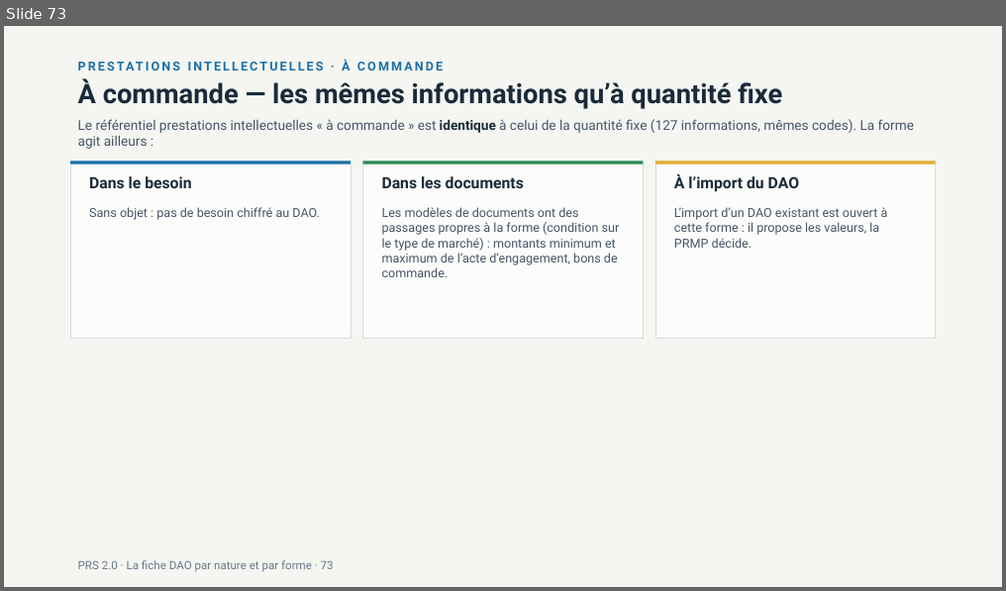
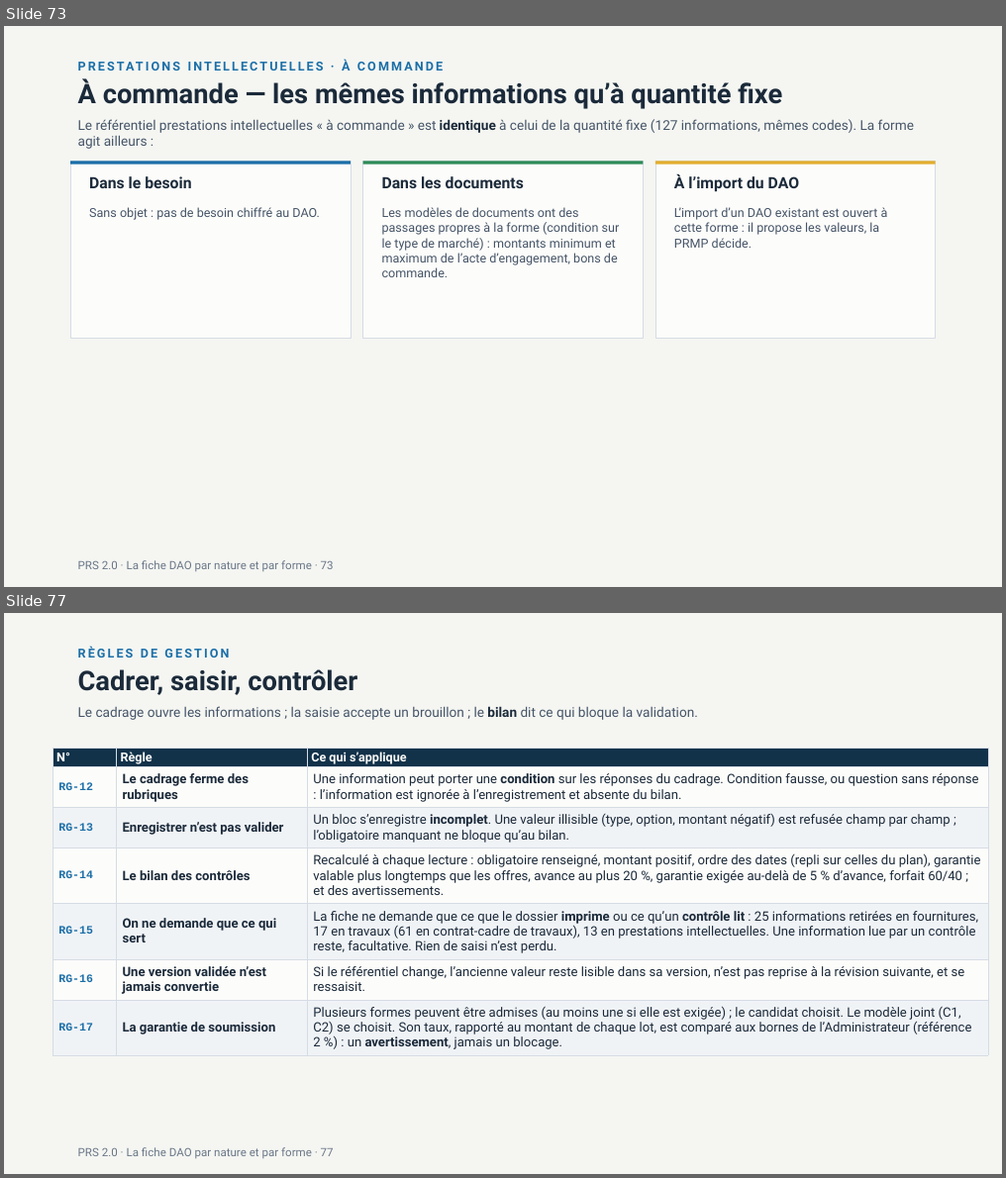
Before and after one commit to lralaitsilanihasy-create/PRS2.0-frontend, a slide deck: docs/documentation/PRS2-fiche-dao-nature-forme-2026-10-07.pptx. Shown one above the other, each under a label of ours: slide 73 before the commit, slides 73 and 77 after it; the slides between them are not shown. The pictures are 1006x591 and 1006x1178 pixels, drawn with LibreOffice and Linux fonts; fonts in the diff are those of the drawing. Boxes give left, top, right and bottom in pixels: in the first picture for what was removed or moved away, otherwise in the second. Text is boxed around its words. In the diff, an @@ line names an element or a change of style, - is before the commit and + after.

```diff
--- a/docs/documentation/PRS2-fiche-dao-nature-forme-2026-10-07.pptx
+++ b/docs/documentation/PRS2-fiche-dao-nature-forme-2026-10-07.pptx
@@ slide 77 added at [4, 613, 1002, 1174], background #F5F6F2 @@
@@ text added at [78, 646, 229, 658], 12 pt, text #1B6FA8, bold @@
+RÈGLES DE GESTION
@@ text added at [78, 669, 357, 695], 26 pt, text #1B2A3A, bold @@
+Cadrer, saisir, contrôler
@@ text added at [78, 706, 698, 720], 13 pt, text #465568 @@
+Le cadrage ouvre les informations ; la saisie accepte un brouillon ; le bilan dit ce qui bloque la validation.
@@ table added at [53, 749, 988, 1054], 7 rows, 3 columns @@
+N° | Règle | Ce qui s’applique
+RG-12 | Le cadrage ferme des rubriques | Une information peut porter une condition sur les réponses du cadrage. Condition fausse, ou question sans réponse : l’information est ignorée à l’enregistrement et absente du bilan.
+RG-13 | Enregistrer n’est pas valider | Un bloc s’enregistre incomplet. Une valeur illisible (type, option, montant négatif) est refusée champ par champ ; l’obligatoire manquant ne bloque qu’au bilan.
+RG-14 | Le bilan des contrôles | Recalculé à chaque lecture : obligatoire renseigné, montant positif, ordre des dates (repli sur celles du plan), garantie valable plus longtemps que les offres, avance au plus 20 %, garantie exigée au-delà de 5 % d’avance, forfait 60/40 ; et des avertissements.
+RG-15 | On ne demande que ce qui sert | La fiche ne demande que ce que le dossier imprime ou ce qu’un contrôle lit : 25 informations retirées en fournitures, 17 en travaux (61 en contrat-cadre de travaux), 13 en prestations intellectuelles. Une information lue par un contrôle reste, facultative. Rien de saisi n’est perdu.
+RG-16 | Une version validée n’est jamais convertie | Si le référentiel change, l’ancienne valeur reste lisible dans sa version, n’est pas reprise à la révision suivante, et se ressaisit.
+RG-17 | La garantie de soumission | Plusieurs formes peuvent être admises (au moins une si elle est exigée) ; le candidat choisit. Le modèle joint (C1, C2) se choisit. Son taux, rapporté au montant de chaque lot, est comparé aux bornes de l’Administrateur (référence 2 %) : un avertissement, jamais un blocage.
@@ text added at [78, 1148, 334, 1158], 11 pt, text #6A7787 @@
+PRS 2.0 · La fiche DAO par nature et par forme · 77
```
Also in this commit, not shown: 3 slides changed, 9 other slides added.
